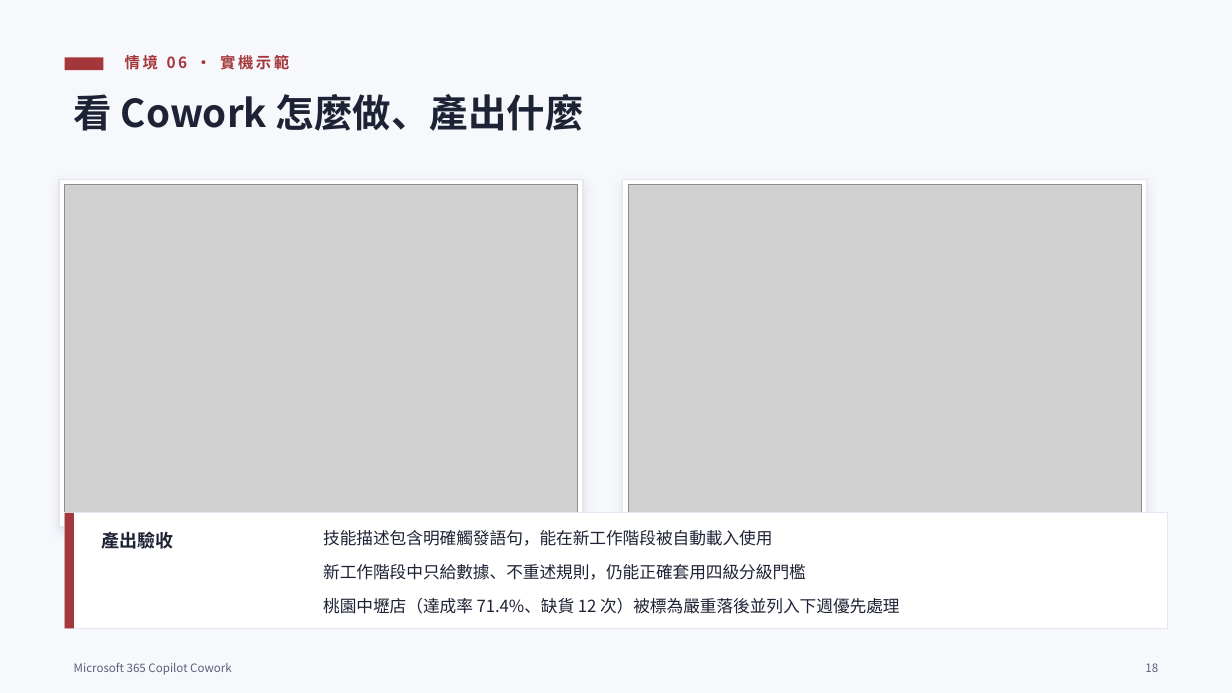
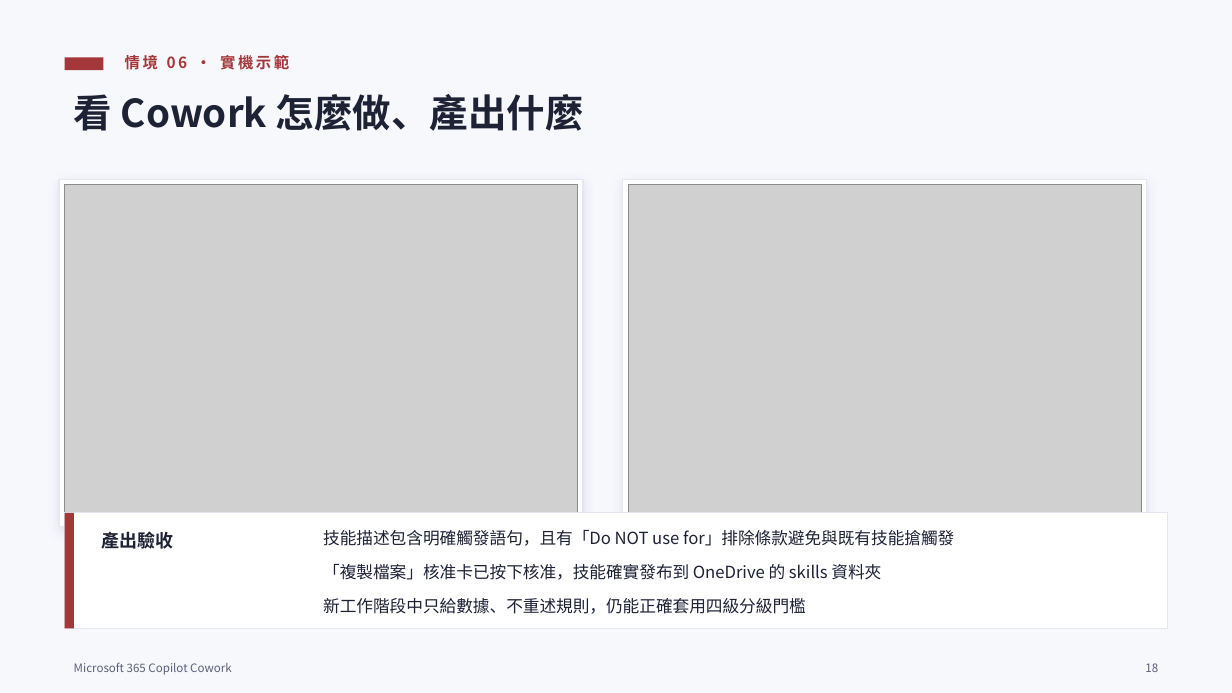
Before and after one commit to AndyHung11/Copilot-in-1mins, a slide deck: slide 19 of CoworkPlaybook/Cowork_教育訓練簡報_零售通路版.pptx. Drawn at 1232x693 pixels with LibreOffice and Linux fonts; fonts in the diff are those of the drawing; grey boxes stand for pictures; background and template pictures are left out. Boxes give left, top, right and bottom in pixels: in the first picture for what was removed or moved away, otherwise in the second. Text is boxed around its words. In the diff, an @@ line names an element or a change of style, - is before the commit and + after.

```diff
--- a/CoworkPlaybook/Cowork_教育訓練簡報_零售通路版.pptx
+++ b/CoworkPlaybook/Cowork_教育訓練簡報_零售通路版.pptx
@@ text at bbox=[323, 530, 954, 546]: text changed @@
-技能描述包含明確觸發語句，能在新工作階段被自動載入使用
+技能描述包含明確觸發語句，且有「Do NOT use for」排除條款避免與既有技能搶觸發
@@ text added at bbox=[323, 564, 881, 580], 13 pt, text #1E2235 @@
+「複製檔案」核准卡已按下核准，技能確實發布到 OneDrive 的 skills 資料夾
@@ text "新工作階段中只給數據、不重述規則，仍能正確套用四級分級門檻": place and size @@
-text "新工作階段中只給數據、不重述規則，仍能正確套用四級分級門檻" at bbox=[323, 564, 806, 580]
+text "新工作階段中只給數據、不重述規則，仍能正確套用四級分級門檻" at bbox=[323, 598, 806, 614]
@@ text removed at bbox=[323, 598, 900, 614] @@
-桃園中壢店（達成率 71.4%、缺貨 12 次）被標為嚴重落後並列入下週優先處理
```
Also in this commit, not shown: 2 other files.
